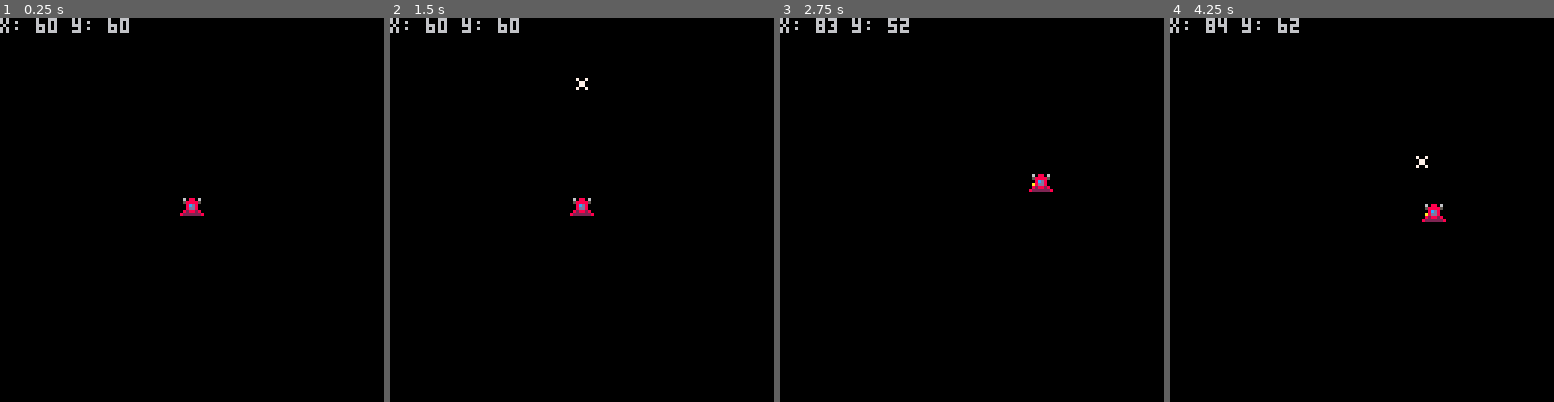
Above: before the commit, frames 1-4 (left to right).
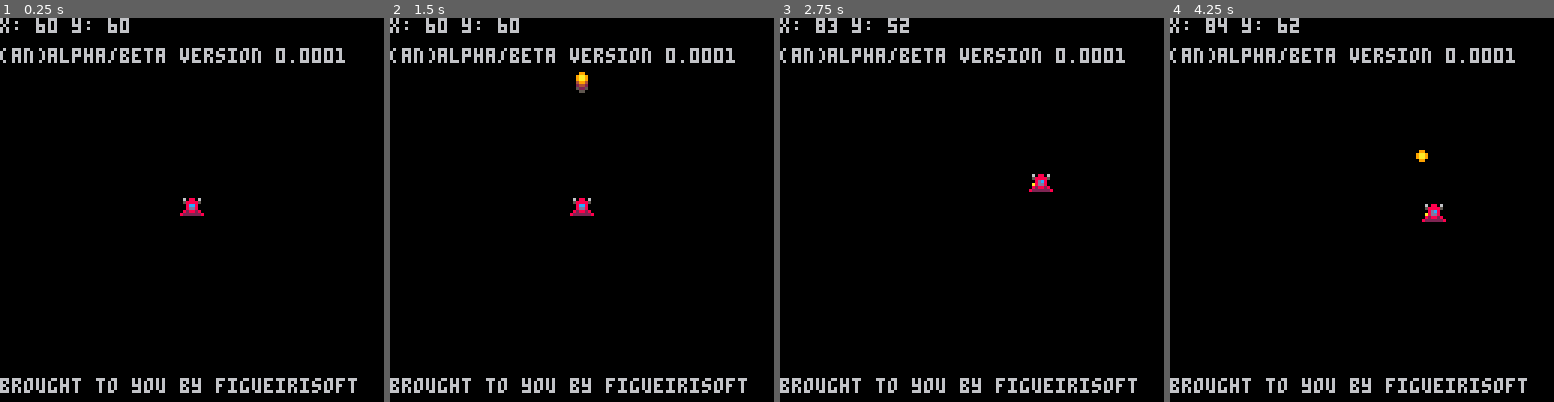
Above: after the commit, the same moments.

Repository: ltpitt/lua-pico-8-invaders
Game: PICO-8 cartridge pico-8-invaders.p8
The game is run twice, just before and just after one commit, with the same random seed, the same clock (stepped at 60 frames per second) and the same inputs.
Inputs:
- Up to frame 1 (0.25 s): no input
- Up to frame 2 (1.5 s): tap X (X key) at 0.33, 1.07 s
- Up to frame 3 (2.75 s): hold Right 1.6-2.1 s; tap X (X key) at 1.85 s; hold Up 2.15-2.42 s; hold Right from 2.47 s (still down)
- Up to frame 4 (4.25 s): tap X (X key) at 2.97, 4.08 s; release Right at 3.03 s; hold Left 3.08-3.58 s; hold Down 3.63-3.97 s; hold Right from 4.02 s (still down)

The runs differ from the first frame. In frame 1, 3.1% of the frame differs, in the area x 0-93%, y 7-98%; in frame 2, 3.2%; in frame 3, 3.1%; in frame 4, 3.2%.

Commit message:
feat: Added bullet graphics and animation

Diff:
--- a/pico-8-invaders.p8
+++ b/pico-8-invaders.p8
@@ -28,6 +28,11 @@
 
 function bullet_animation()
  for b in all(bullets) do
+  if (t%8<4) then
+   b.sp=16
+  else
+   b.sp=17
+  end
   spr(b.sp,b.x,b.y)
  end
 end
@@ -88,27 +93,29 @@
 
 function _draw()
  cls()
+ print("(an)alpha/beta version 0.0001", 0, 10)
+ print("brought to you by figueirisoft", 0, 120)
+ print("x: "..ship.x.." y: "..ship.y, 0, 0)
  spr(ship.sp,ship.x,ship.y)
  bullet_animation()
- print("x: "..ship.x.." y: "..ship.y, 0, 0)
 end
 
 __gfx__
 00000000060880600608806006088060060880600608806006088060060880600608806006088060000000000000000000000000000000000000000000000000
 00000000058888500588885005888850058888500588885005888850058888500588885005888850000000000000000000000000000000000000000000000000
-00700700008cd800008cd800008cd800008cd800008cd800008cd800008cd800008cd800008cd800000000000000000000000000000000000000000000000000
-00077000008dd800008dd800008dd800008dd800908dd8090a8dd8009a8dd800008dd890008dd89a000000000000000000000000000000000000000000000000
+00700700008cc800008cc800008cc800008dd800008dd800008dc800008dc800008cd800008cd800000000000000000000000000000000000000000000000000
+00077000008dd800008dd800008dd800008cc800908cc8090a8dd8009a8dd800008dd8a0008dd8a9000000000000000000000000000000000000000000000000
 00077000082882800828828008288280a828828aa828828a08288280082882800828828008288280000000000000000000000000000000000000000000000000
 00700700822222288222222882222228822222288222222882222228822222288222222882222228000000000000000000000000000000000000000000000000
 000000000000000000900a0000a00900000000000000000000000000000000000000000000000000000000000000000000000000000000000000000000000000
 0000000000000000000a00900900a000000000000000000000000000000000000000000000000000000000000000000000000000000000000000000000000000
-00000000000000000000000000000000000000000000000000000000000000000000000000000000000000000000000000000000000000000000000000000000
-00000000000000000000000000000000000000000000000000000000000000000000000000000000000000000000000000000000000000000000000000000000
-00000000000000000000000000000000000000000000000000000000000000000000000000000000000000000000000000000000000000000000000000000000
-00000000000000000000000000000000000000000000000000000000000000000000000000000000000000000000000000000000000000000000000000000000
-00000000000000000000000000000000000000000000000000000000000000000000000000000000000000000000000000000000000000000000000000000000
-00000000000000000000000000000000000000000000000000000000000000000000000000000000000000000000000000000000000000000000000000000000
-00000000000000000000000000000000000000000000000000000000000000000000000000000000000000000000000000000000000000000000000000000000
+00099000000990000000000000000000000000000000000000000000000000000000000000000000000000000000000000000000000000000000000000000000
+009aa900009aa9000000000000000000000000000000000000000000000000000000000000000000000000000000000000000000000000000000000000000000
+009aa900009aa9000000000000000000000000000000000000000000000000000000000000000000000000000000000000000000000000000000000000000000
+00099000004994000000000000000000000000000000000000000000000000000000000000000000000000000000000000000000000000000000000000000000
+00000000002442000000000000000000000000000000000000000000000000000000000000000000000000000000000000000000000000000000000000000000
+00000000005225000000000000000000000000000000000000000000000000000000000000000000000000000000000000000000000000000000000000000000
+00000000000550000000000000000000000000000000000000000000000000000000000000000000000000000000000000000000000000000000000000000000
 00000000000000000000000000000000000000000000000000000000000000000000000000000000000000000000000000000000000000000000000000000000
 00000000000000000000000000000000000000000000000000000000000000000000000000000000000000000000000000000000000000000000000000000000
 00000000000000000000000000000000000000000000000000000000000000000000000000000000000000000000000000000000000000000000000000000000
